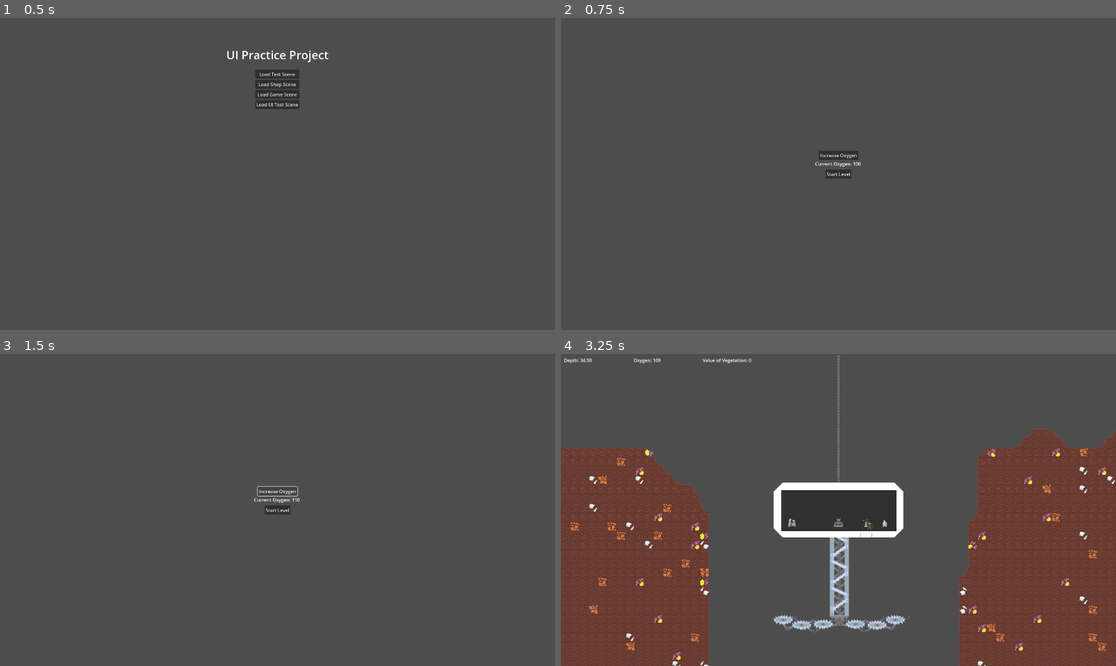
Above: before the commit, frames 1-4 (two rows, left to right).
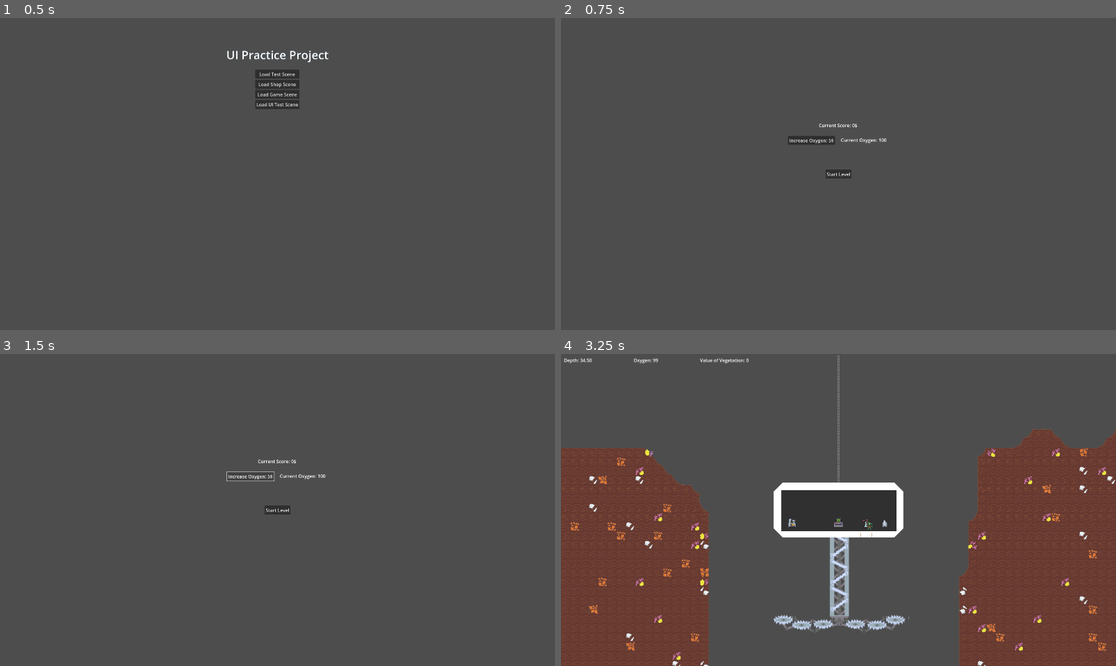
Above: after the commit, the same moments.

Repository: DSurguy/spring-2024-2d-jam
Game: Godot game, scene res://scenes/MainScene/MainScene.tscn
Same seed, same stepped clock (60 frames per second), same inputs: the game is played once before the commit and once after it. Sound files missing from this copy of the repository are replaced by a short silence.
Inputs (mouse positions are in pixels of both pictures, inside the frame that each line leads up to):
- Up to frame 1 (0.5 s): no input
- Up to frame 2 (0.75 s): click "Load Shop Scene" at 0.5 s
- Up to frame 3 (1.5 s): click "Increase Oxygen" (after the commit: "Increase Oxygen: 5$") at 1.25 s
- Up to frame 4 (3.25 s): click "Start Level" at 2 s; tap Enter (ui_accept) at 2.75, 3.02 s; move the mouse to (960, 494) at 2.77 s; hold D (move_right) from 2.78 s (still down); tap Down (aim_down) at 2.85 s

Frame 1 is identical in both runs. In frame 2, 0.5% of the frame differs, in the area x 40-59%, y 33-48%; in frame 3, 0.3%; in frame 4, less than 0.1%.

Commit message:
shop changes and sfx

Diff:
--- a/scenes/ShopScene/ShopScene.gd
+++ b/scenes/ShopScene/ShopScene.gd
@@ -1,21 +1,38 @@
 extends LoadableScene
 
 @onready var oxygen_label: Label = $CanvasLayer/OxygenLabel
+@onready var score_label : Label = $CanvasLayer/ScoreLabel
+@onready var inscrease_oxygen_button : Button = $CanvasLayer/IncreaseOxygenButton
+@onready var purchaseSFX : AudioStreamPlayer = $purchase_sfx
+@onready var purchaseFailSFX : AudioStreamPlayer = $purchase_fail_sfx
 
-var oxygen_foramt = "Current Oxygen: %d"
+var oxygen_string = "Current Oxygen: %d"
+var score_string = "Current Score: %d$"
+
+@export var oxygen_price = 5
 
 func _ready():
-	_update_oxy_label()
+	inscrease_oxygen_button.text = "Increase Oxygen: %d$" % oxygen_price
+	update_oxygen_label()
+	update_score_lable()
 	load_complete.emit()
 
-func _update_oxy_label():
-	oxygen_label.text = oxygen_foramt % GameState.max_oxygen
+func update_oxygen_label():
+	oxygen_label.set_text(oxygen_string % GameState.max_oxygen)
+
+func update_score_lable():
+	score_label.set_text(score_string % GameState.score)
 
 func _on_start_level_button_pressed():
 	loader.load_scene("res://scenes/GameScene/GameScene.tscn")
-	pass # Replace with function body.
-
 
 func _on_increase_oxygen_button_pressed():
+	if GameState.score < oxygen_price :
+		purchaseFailSFX.play()
+		return
+
 	GameState.max_oxygen += 10
-	_update_oxy_label()
+	GameState.score -= 100
+	update_oxygen_label()
+	update_score_lable()
+	purchaseSFX.play()
--- a/scenes/ShopScene/ShopScene.tscn
+++ b/scenes/ShopScene/ShopScene.tscn
@@ -1,6 +1,8 @@
-[gd_scene load_steps=2 format=3 uid="uid://ciy5kjl5o8mjp"]
+[gd_scene load_steps=4 format=3 uid="uid://ciy5kjl5o8mjp"]
 
 [ext_resource type="Script" path="res://scenes/ShopScene/ShopScene.gd" id="1_toyhn"]
+[ext_resource type="AudioStream" uid="uid://ml7woovxcfp3" path="res://sfx/purchase.wav" id="2_ermvh"]
+[ext_resource type="AudioStream" uid="uid://ig4wg7btu2in" path="res://sfx/purchase_fail.wav" id="3_w50gc"]
 
 [node name="ShopScene" type="Node2D"]
 script = ExtResource("1_toyhn")
@@ -27,13 +29,14 @@
 anchor_top = 0.5
 anchor_right = 0.5
 anchor_bottom = 0.5
-offset_left = -45.0
-offset_top = -80.0
-offset_right = 45.0
-offset_bottom = -49.0
+offset_left = -162.0
+offset_top = -132.0
+offset_right = -26.0
+offset_bottom = -101.0
 grow_horizontal = 2
 grow_vertical = 2
-text = "Increase Oxygen"
+text = "Increase Oxygen: 100$"
+alignment = 0
 
 [node name="OxygenLabel" type="Label" parent="CanvasLayer"]
 anchors_preset = 8
@@ -41,13 +44,26 @@
 anchor_top = 0.5
 anchor_right = 0.5
 anchor_bottom = 0.5
-offset_left = -22.0
-offset_top = -47.0
-offset_right = 18.0
-offset_bottom = -24.0
+offset_left = 17.0
+offset_top = -129.0
+offset_right = 158.0
+offset_bottom = -106.0
 grow_horizontal = 2
 grow_vertical = 2
 text = "Current Oxygen: X"
 
+[node name="ScoreLabel" type="Label" parent="CanvasLayer"]
+offset_left = 892.0
+offset_top = 360.0
+offset_right = 1027.0
+offset_bottom = 383.0
+text = "Current Money: X"
+
+[node name="purchase_sfx" type="AudioStreamPlayer" parent="."]
+stream = ExtResource("2_ermvh")
+
+[node name="purchase_fail_sfx" type="AudioStreamPlayer" parent="."]
+stream = ExtResource("3_w50gc")
+
 [connection signal="pressed" from="CanvasLayer/StartLevelButton" to="." method="_on_start_level_button_pressed"]
 [connection signal="pressed" from="CanvasLayer/IncreaseOxygenButton" to="." method="_on_increase_oxygen_button_pressed"]
Not shown, added: sfx/purchase.wav.import
Not shown, added: sfx/purchase_fail.wav.import
Not shown, added: sfx/purchase.wav
Not shown, added: sfx/purchase_fail.wav
